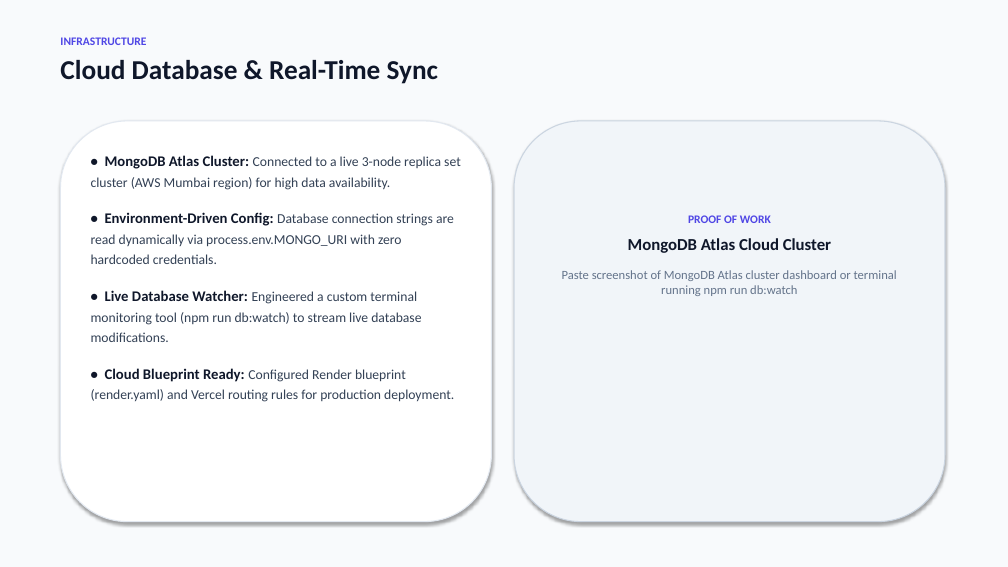
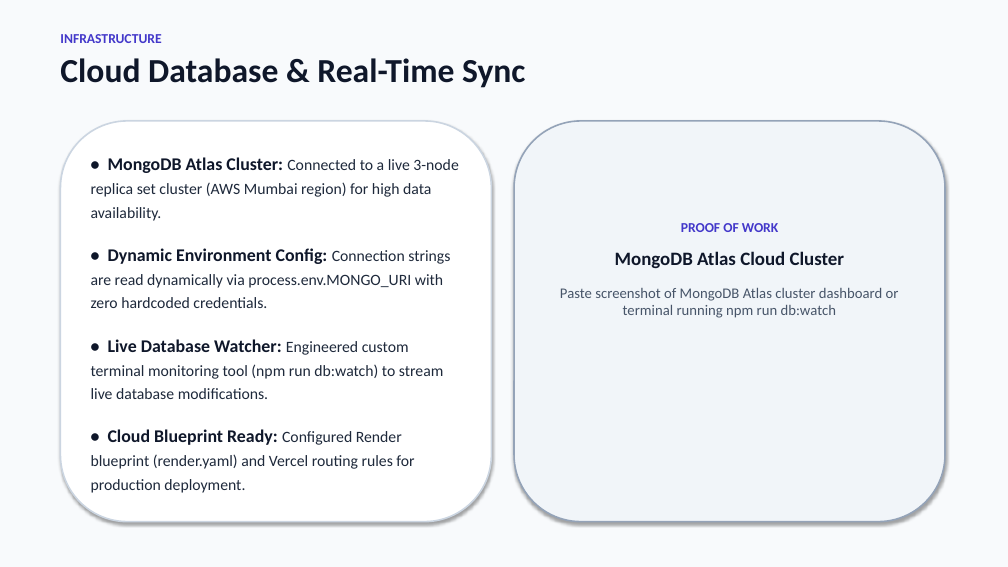
Before and after one commit to tejasvijain09/TaskFlow, a slide deck: slide 5 of TaskFlow_Presentation.pptx. Drawn at 1008x567 pixels with LibreOffice and Linux fonts; fonts in the diff are those of the drawing. Boxes give left, top, right and bottom in pixels: in the first picture for what was removed or moved away, otherwise in the second. Text is boxed around its words. In the diff, an @@ line names an element or a change of style, - is before the commit and + after.

```diff
--- a/TaskFlow_Presentation.pptx
+++ b/TaskFlow_Presentation.pptx
@@ text "INFRASTRUCTURE" at (x1=60, y1=34, x2=525, y2=88): size 11 to 13 pt, text colour #4F46E5 to #4338CA in "INFRASTRUCTURE"; size 26 to 32 pt in "Cloud Database & Real-Time Sync"; less space between paragraphs @@
@@ rounded rectangle at (x1=60, y1=121, x2=492, y2=522): outline #E2E8F0 1 pt to #CBD5E1 1.5 pt @@
@@ rounded rectangle at (x1=514, y1=121, x2=945, y2=522): outline #CBD5E1 1 pt to #94A3B8 1.5 pt @@
@@ text at (x1=91, y1=157, x2=458, y2=493): size 14 to 17 pt in "• MongoDB Atlas Cluster:", "• Cloud Blueprint Ready:"; size 13 to 15 pt, text colour #334155 to #1E293B in "Connected to a live 3-node replica set ...", "Configured Render blueprint (render.yaml) and Vercel routing ..."; more space between paragraphs @@
@@ text "PROOF OF WORK" moved from (x1=562, y1=215, x2=897, y2=296) to (x1=560, y1=223, x2=899, y2=318) @@
@@ text "PROOF OF WORK" at (x1=560, y1=223, x2=899, y2=318): size 11 to 13 pt, text colour #4F46E5 to #4338CA in "PROOF OF WORK"; size 16 to 18 pt in "MongoDB Atlas Cloud Cluster"; size 12 to 14 pt, text colour #64748B to #475569 in "Paste screenshot of MongoDB Atlas cluster dashboard ..."; more space between paragraphs @@
@@ text at (x1=91, y1=248, x2=450, y2=399): text changed; size 13 to 15 pt; text colour #334155 to #1E293B @@
-• Environment-Driven Config: Database connection strings are read dynamically via process.env.MONGO_URI with zero hardcoded credentials.
-• Live Database Watcher: Engineered a custom terminal monitoring tool (npm run db:watch) to stream live database modifications.
+• Dynamic Environment Config: Connection strings are read dynamically via process.env.MONGO_URI with zero hardcoded credentials.
+• Live Database Watcher: Engineered custom terminal monitoring tool (npm run db:watch) to stream live database modifications.
```
Also in this commit, not shown: 8 other slides changed, 1 slide added, 2 other files.
